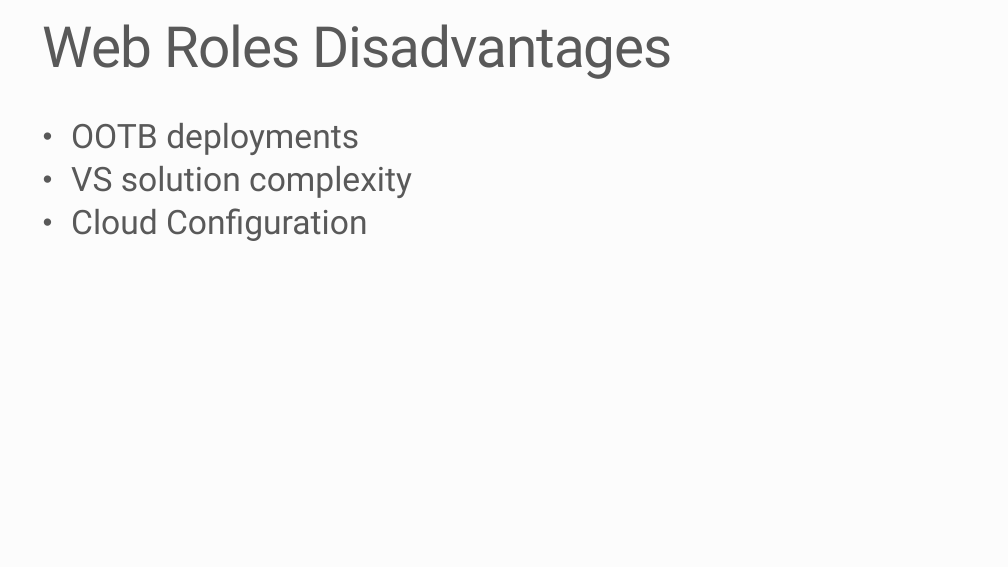
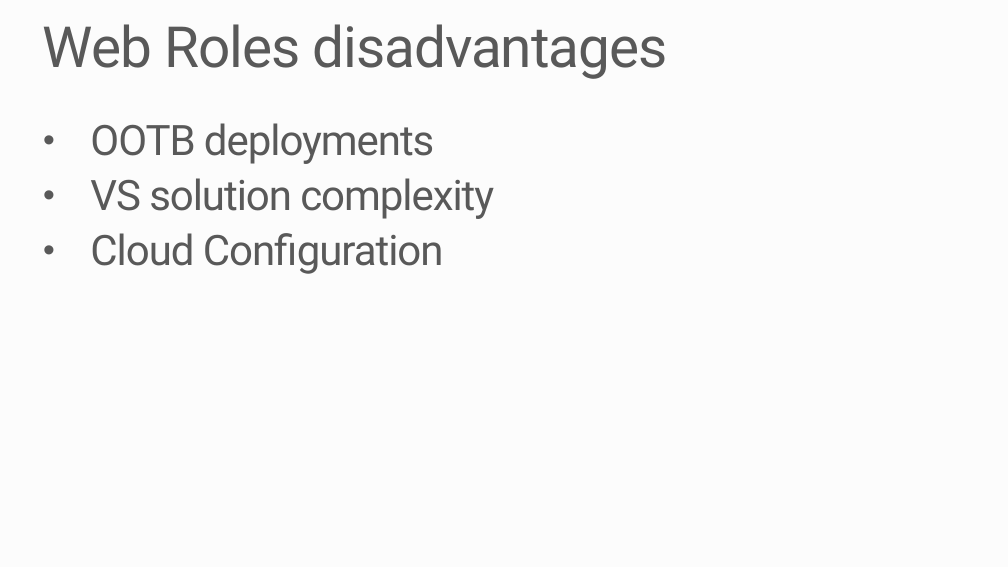
Before and after one commit to robdmoore/AzureWebAppsPresentation, a slide deck: slide 27 of Presentation.pptx (slide 22 before the commit). Drawn at 1008x567 pixels with LibreOffice and Linux fonts; fonts in the diff are those of the drawing; background and template pictures are left out. Boxes give left, top, right and bottom in pixels: in the first picture for what was removed or moved away, otherwise in the second. Text is boxed around its words. In the diff, an @@ line names an element or a change of style, - is before the commit and + after.

```diff
--- a/Presentation.pptx
+++ b/Presentation.pptx
@@ title at <box>43,24,667,79</box>: text changed @@
-Web Roles Disadvantages
+Web Roles disadvantages
@@ text "OOTB deployments" at <box>90,123,494,274</box>: size 32 to 40 pt, letter spacing 0 to -1 pt; indent changed; more space between paragraphs @@
```
Also in this commit, not shown: 16 other slides changed, 14 slides added, 3 slides removed.
